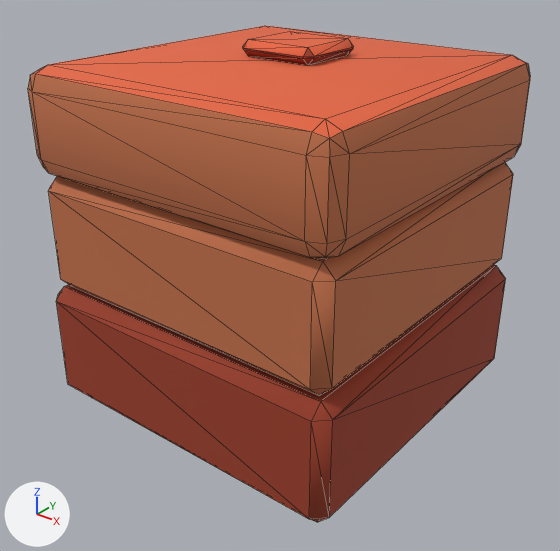
One commit to the glTF model Assets/Game/Shared/Kits/canyon/Models/cliff_block.glb: the scene before it, then after it.
Camera for both pictures: a 50 mm camera at (1.308, -1.666, 1.386) aimed at (0.024, -0.062, 0.391). Lighting does not change. The marker at lower left points along +X, +Y and +Z. The first picture is the older version. Mesh edges are drawn as thin lines. Vertices at exactly the same position are counted once.

In view in the first picture: 'cliff_block'.
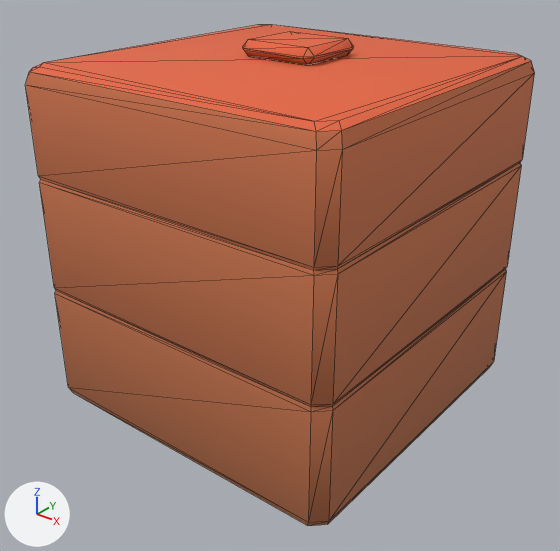
The change, as a diff of the scene's bpy script:
```diff
--- a/Assets/Game/Shared/Kits/canyon/Models/cliff_block.glb.py
+++ b/Assets/Game/Shared/Kits/canyon/Models/cliff_block.glb.py
@@ mat_canyon_palette @@
 n2 = _N.new('ShaderNodeTexImage'); n2.name = 'Image Texture'
 n2.image = img_canyon_palette
-n3 = _N.new('ShaderNodeUVMap'); n3.name = 'UV Map'
-n3.uv_map = 'UVMap.001'
 _L.new(n0.outputs[0], n1.inputs[0])  # 'BSDF' to 'Surface'
 _L.new(n2.outputs[0], n0.inputs[0])  # 'Color' to 'Base Color'
-_L.new(n3.outputs[0], n2.inputs[0])  # 'UV' to 'Vector'
@@ me_cliff_block @@
 # used by ob_cliff_block; location = (0.0, 0.0, 0.0)
-me_cliff_block.from_pydata(...)  # 128 vertices, 232 faces; spans x -0.5..0.5, y -0.5..0.5, z 0.0..1.045
+me_cliff_block.from_pydata(...)  # 112 vertices, 208 faces; spans x -0.5..0.5, y -0.5..0.5, z 0.0..1.045
+# me_cliff_block part 1: the loose piece of 56 vertices spanning x -0.5..0.5, y -0.5..0.5, z 0.7..1.0 is rebuilt with 88 vertices and now spans x -0.5..0.5, y -0.5..0.5, z 0.0..1.0
+# me_cliff_block part 2: the loose piece of 24 vertices spanning x -0.5..0.5, y -0.5..0.5, z 0.0..0.36 is deleted
+# me_cliff_block part 3: the loose piece of 24 vertices spanning x -0.485..0.485, y -0.485..0.485, z 0.36..0.7 is deleted
+# me_cliff_block part 4: 42 kept faces spanning x -0.13..0.11, y -0.05..0.17, z 1.0..1.045 get new texture (UV) coordinates
 me_cliff_block.materials.append(mat_canyon_palette)
```

Boxes [x1, y1, x2, y2] around the edits, measured in the pictures (560 x 551 px):
'cliff_block', surface changed, reshaped (lighter): before [28, 26, 530, 522]; after [25, 25, 535, 526]
part 1 of me_cliff_block, rebuilt (115% taller): before [28, 26, 530, 258]; after [25, 25, 535, 526]
part 2 of me_cliff_block, deleted (red): before [56, 265, 506, 522]
part 3 of me_cliff_block, deleted (brown): before [48, 162, 513, 396]
part 4 of me_cliff_block, surface changed: [243, 31, 353, 65] in both
